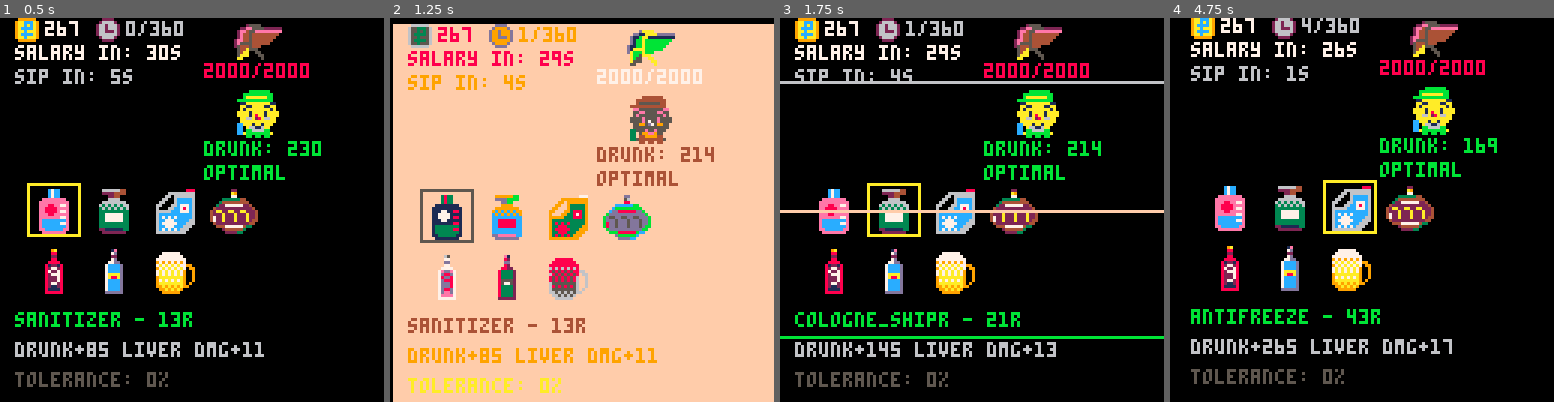
Above: before the commit, frames 1-4 (left to right).
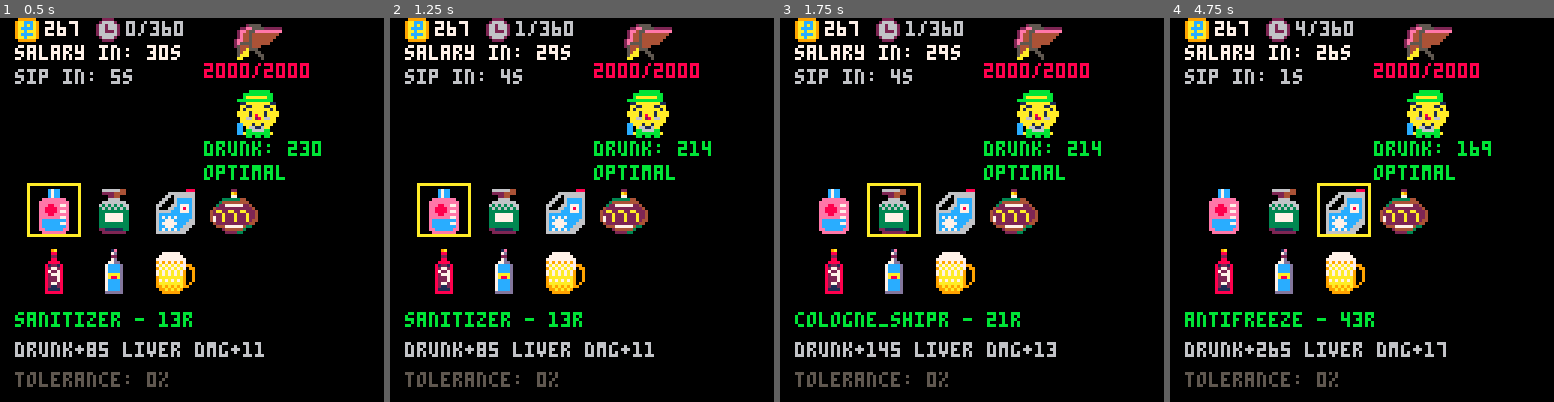
Above: after the commit, the same moments.

Repository: fritzlolpro/picopico
Game: PICO-8 cartridge carts/drunk.p8
Same seed, same stepped clock (60 frames per second), same inputs: the game is played once before the commit and once after it.
Inputs:
- Up to frame 1 (0.5 s): tap X (X key) at 0.33 s
- Up to frame 2 (1.25 s): tap X (X key) at 1.07 s
- Up to frame 3 (1.75 s): hold Right from 1.6 s (still down)
- Up to frame 4 (4.75 s): tap X (X key) at 1.85, 2.97, 4.08 s; release Right at 2.1 s; hold Up 2.15-2.42 s; hold Right 2.47-3.03 s; hold Left 3.08-3.58 s; hold Down 3.63-3.97 s; hold Right 4.02-4.68 s; hold Up from 4.73 s (still down)

Frame 1 is identical in both runs. In frame 2, 98% of the frame differs, in the area x 0-100%, y 0-100%; in frame 3, 2.3%; in frame 4, 15%.

Commit message:
shake on tremor

Diff:
--- a/carts/drunk.p8
+++ b/carts/drunk.p8
@@ -1102,37 +1102,45 @@
 end
 
 function before_draw_game()
-    -- Calculate glitch intensity based on intoxication level
-    local glitch_intensity = 0
-    if intoxication > glitch_intoxication_threshold then
-        glitch_intensity = min(1, (intoxication - glitch_intoxication_threshold) / (glitch_max_intensity - glitch_intoxication_threshold))
-    end
-
-    -- Apply pre-draw glitch effects
-    if glitch_intensity > 0 then
-        glitch_screen_shake(glitch_intensity)
-        glitch_palette_corruption(glitch_intensity)
+    -- -- Calculate glitch intensity based on intoxication level
+    -- local glitch_intensity = 0
+    -- if intoxication > glitch_intoxication_threshold then
+    --     glitch_intensity = min(1, (intoxication - glitch_intoxication_threshold) / (glitch_max_intensity - glitch_intoxication_threshold))
+    -- end
+
+    -- -- Apply pre-draw glitch effects
+    -- if glitch_intensity > 0 then
+    --     glitch_screen_shake(glitch_intensity)
+    --     glitch_palette_corruption(glitch_intensity)
+    -- end
+
+    if shaking_timer > 0 then
+        -- Apply screen shake effect
+        glitch_screen_shake(1.0)
     end
 end
 
 
 function after_draw_game()
-    -- Calculate glitch intensity based on intoxication level
-    local glitch_intensity = 0
-    if intoxication > glitch_intoxication_threshold then
-        glitch_intensity = min(1, (intoxication - glitch_intoxication_threshold) / (glitch_max_intensity - glitch_intoxication_threshold))
-    end
-
-    -- Apply post-draw glitch effects
-    if glitch_intensity > 0 then
-        glitch_scanlines(glitch_intensity)
-        glitch_pixel_corruption(glitch_intensity)
-        glitch_screen_inversion(glitch_intensity)
-    end
+    -- -- Calculate glitch intensity based on intoxication level
+    -- local glitch_intensity = 0
+    -- if intoxication > glitch_intoxication_threshold then
+    --     glitch_intensity = min(1, (intoxication - glitch_intoxication_threshold) / (glitch_max_intensity - glitch_intoxication_threshold))
+    -- end
+
+    -- -- Apply post-draw glitch effects
+    -- if glitch_intensity > 0 then
+    --     glitch_scanlines(glitch_intensity)
+    --     glitch_pixel_corruption(glitch_intensity)
+    --     glitch_screen_inversion(glitch_intensity)
+    -- end
+
+
 
     -- Always reset effects at the end
     glitch_reset_effects()
 end
+
 function draw_game()
     before_draw_game()
     local first_row_text_y = 1
